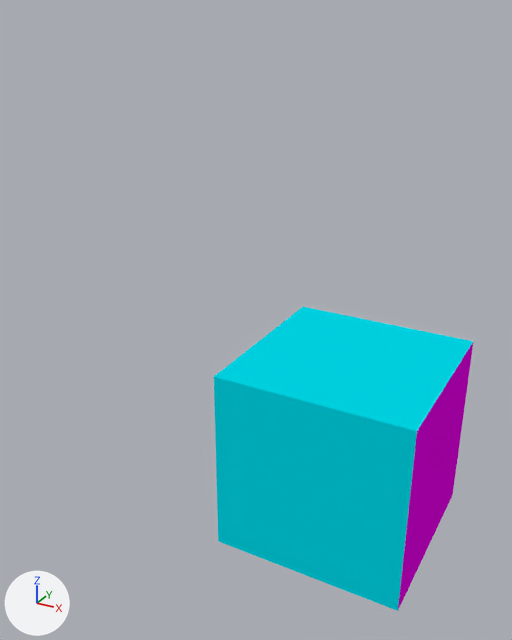
The Blender file StarWay/Art/DangoCube/DangoCube.blend, before and after one commit.
Both versions are drawn from a 50 mm lens placed at (2.27, -6.1, 4.24), pointed at (-1.13, 0.08, 1.15). The lights are fixed; the arrows at lower left show +X, +Y and +Z.
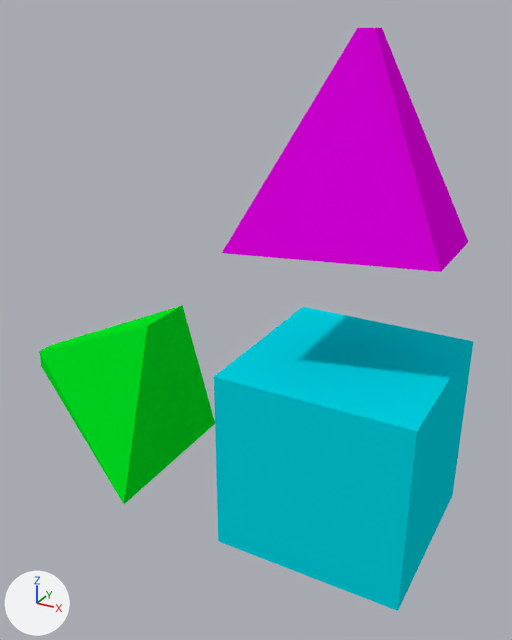
The change, as a list of edits to the scene's bpy script:
```text
Add mat_material:
    mat_material = diffuse_material('Material')
    mat_material.base_color = (0.0, 0.8, 0.0158)  # green #00e722
Change me_cube:
    where me_cube.from_pydata(...)  # 8 vertices, 6 faces; spans x -1.0..1.0, y -1.0..1.0, z -1.0..1.0
    used by ob_cube; location = (0.0, 0.0, 0.0)
    me_cube part 1: all 1 face that had it switch from mat_dangospecmaterial (pink #e600e7) to mat_dangomaterial (its picture is missing)
Add me_cube_001:
    me_cube_001.from_pydata([(-1.0, -1.0, -1.0), (-0.09, -0.09, 1.0), (-1.0, 1.0, -1.0), (-0.09, 0.09, 1.0), (1.0, -0.51, -1.0), (0.09, -0.09, 1.0), (1.0, 0.51, -1.0), (0.09, 0.09, 1.0)], [], [(0, 1, 3, 2), (2, 3, 7, 6), (6, 7, 5, 4), (4, 5, 1, 0), (2, 6, 4, 0), (7, 3, 1, 5)])
    me_cube_001.materials.append(mat_dangospecmaterial)  # pink #e600e7
Add me_cube_002:
    me_cube_002.from_pydata([(-1.0, -0.11, -0.11), (-1.0, -0.11, 0.11), (-1.0, 0.11, -0.11), (-1.0, 0.11, 0.11), (1.0, -1.0, -1.0), (1.0, -0.35, 1.0), (1.0, 1.0, -1.0), (1.0, 0.35, 1.0)], [], [(0, 1, 3, 2), (2, 3, 7, 6), (6, 7, 5, 4), (4, 5, 1, 0), (2, 6, 4, 0), (7, 3, 1, 5)])
    me_cube_002.materials.append(mat_material)  # green #00e722
Add ob_cube_001:
    ob_cube_001 = bpy.data.objects.new('Cube.001', me_cube_001)
    ob_cube_001.location = (0.0, 0.0, 3.16)
    ob_cube_001.scale = (0.928, 0.928, 0.928)
Add ob_cube_002:
    ob_cube_002 = bpy.data.objects.new('Cube.002', me_cube_002)
    ob_cube_002.location = (-3.28, 0.0, 0.0)
```

Pixel boxes (x1, y1, x2, y2) of what changed, in the pictures (512 x 640 px):
'Cube.001', added (pink): after (222, 28, 468, 272)
'Cube.002', added (green): after (39, 305, 215, 504)
part 1 of me_cube, recoloured: (398, 343, 473, 610) in both
